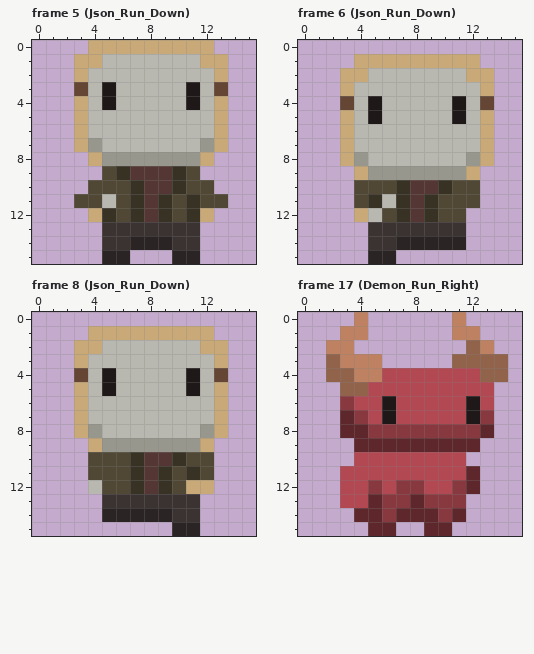
One commit to this pixel-art file: Assets/Art/Sprites/Enemy_Animations.aseprite. Above: the version before the commit.
48x48 pixels, 24 frames. Shown: frame 5 (Json_Run_Down), frame 6 (Json_Run_Down), frame 8 (Json_Run_Down), frame 17 (Demon_Run_Right). The old version is drawn lined up with the new one, on the new canvas. The commit also changed other frames, which this record leaves out.
New version:
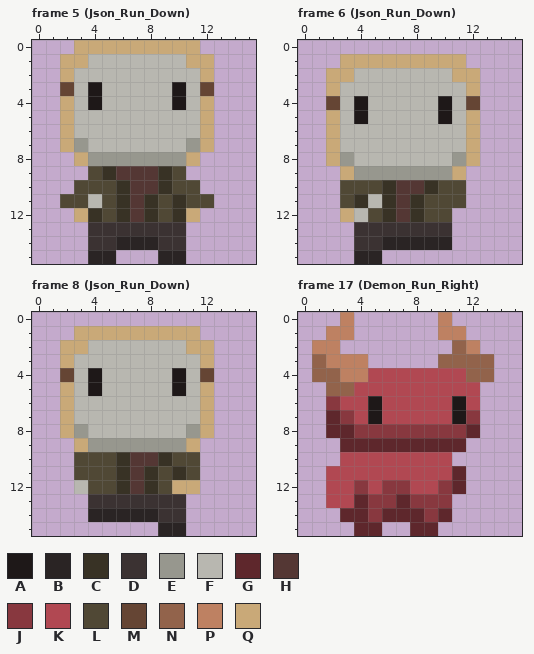
Palette (. is transparent): A #1e1818  B #2a2424  C #383225  D #3b3232  E #97978e  F #b8b7b0  G #5e272c  H #543734  J #88383f  K #b14852  L #504835  M #654534  N #92634b  P #be8162  Q #c9a978
Changes in this commit:
canvas 48x48 -> 16x16, the old top-left corner now at -16,-16 (the part of the old canvas that was cut away was empty and is not shown)
Changed rows in their new state; - is an unchanged pixel.
Frame 5 (Json_Run_Down):
first column x 2:
 0 -Q--------.-
 1 Q-F------Q-.
 2 QF--------Q.
 3 MFAF----AFM.
 4 QFAF----AFQ.
 5 QF--------Q.
 6 QF--------Q.
 7 QEF------EQ.
 8 -QE------Q.-
 9 --LCH--CL.--
10 -L--CH-CL-.-
11 L-FLCHCLCL-.
12 -QCLCHCLCQ.-
13 --D------.--
14 --D-B--D-.--
15 --B-.--B-.--
Frame 6 (Json_Run_Down):
first column x 2:
 1 -Q--------.-
 2 Q-F------Q-.
 3 QF--------Q.
 4 MFAF----AFM.
 5 QFAF----AFQ.
 6 QF--------Q.
 7 QF--------Q.
 8 QEF------EQ.
 9 -QE------Q.-
10 -L--CH-CL-.-
11 -LCFCHCL--.-
12 -QFLCHCL-.--
13 --D------.--
14 --D-B----.--
15 --B-.-------
Frame 8 (Json_Run_Down):
first column x 2:
 1 -Q--------.-
 2 Q-F------Q-.
 3 QF--------Q.
 4 MFAF----AFM.
 5 QFAF----AFQ.
 6 QF--------Q.
 7 QF--------Q.
 8 QEF------EQ.
 9 -QE------Q.-
10 -L--CH-CL-.-
11 -L--CHCLCL.-
12 -FL-CHCLQ-.-
13 --D------.--
14 --B----D-.--
15 -------B-.--
Frame 17 (Demon_Run_Right):
first column x 1:
 0 --P.-----P.---
 1 -P-.-----P-.--
 2 P-.-------NP.-
 3 NP--.----N---.
 4 N-P-K------N-.
 5 -N-K--------.-
 6 -JK-AK----AK.-
 7 -GJKAK----AJ.-
 8 -G-J-------G.-
 9 --G--------.--
10 --K-------.---
11 -K--------G.--
12 -K-JKJ-K-JG.--
13 -K-GJ-GJ--.---
14 --G-JG--JG.---
15 ---G-.-G-.----
Pixel boxes of the changes (left, top, right, bottom) in both pictures:
changed: (60, 40, 228, 264)
changed: (326, 54, 494, 264)
changed: (60, 326, 228, 536)
changed: (312, 312, 508, 536)
